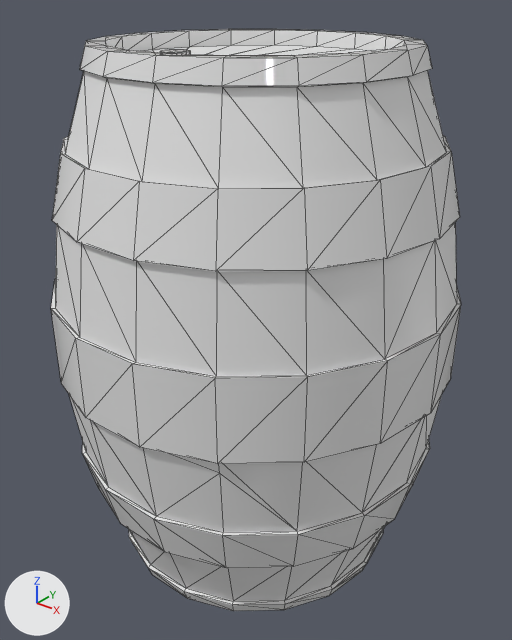
The FBX model Assets/_Scenes/Graph/Assets Marion/Barrel.fbx as it was, and as the next commit left it.
Both versions are drawn from a 50 mm camera at (0.694, -0.866, 0.967) aimed at (0.004, -0.003, 0.431). The lights are fixed; the arrows at lower left show +X, +Y and +Z. Mesh edges are drawn as thin lines. Where no turn or scale is listed for an object, it has been applied to the vertices. Vertices at the same position are counted once.

In view in the first picture: 'Cylinder002', 'Métal001'.
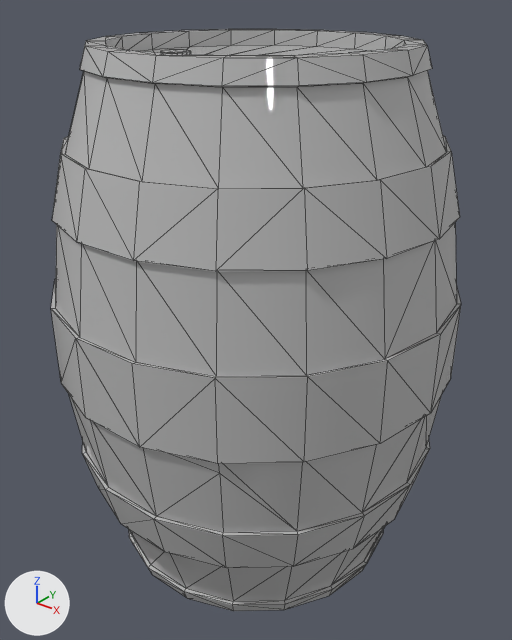
The newer file is also rescaled (x1.542), turned or shifted as a whole; pictures and numbers use the older file's frame.

Where the change shows, as pixel boxes (x1, y1, x2, y2) in the pictures (512 x 640 px):
```json
{"object": "Boucon", "change": "added", "after": [160, 50, 191, 54]}
{"part": 1, "of": "me_mesh", "change": "recoloured", "before": [55, 45, 457, 601], "after": [55, 45, 457, 601]}
{"part": 2, "of": "me_mesh_001", "change": "deleted", "before": [160, 50, 191, 54]}
{"part": 3, "of": "me_mesh_001", "change": "recoloured", "before": [51, 29, 461, 611], "after": [51, 29, 461, 611]}
```

The change, as JSON lines over the scene's bpy script:
```json
{"op": "add", "block": "mat_01___default", "code": ["mat_01___default = principled_material('01 - Default')", "mat_01___default.base_color = (0.5, 0.5, 0.5)  # grey #bcbcbc", "mat_01___default.roughness = 0.0"]}
{"op": "add", "block": "mat_02___default", "code": ["mat_02___default = principled_material('02 - Default')", "mat_02___default.base_color = (0.5, 0.5, 0.5)  # grey #bcbcbc", "mat_02___default.roughness = 0.0"]}
{"op": "add", "block": "mat_03___default", "code": ["mat_03___default = principled_material('03 - Default')", "mat_03___default.base_color = (0.5, 0.5, 0.5)  # grey #bcbcbc", "mat_03___default.roughness = 0.0"]}
{"block": "me_mesh_001", "where": "# used by ob_métal001; location = (0.0, 0.0, 0.0)"}
{"op": "remove", "block": "me_mesh_001", "code": "me_mesh_001.from_pydata(...)  # 414 vertices, 644 faces; spans x -0.337..0.337, y -0.331..0.332, z 0.001..0.882"}
{"op": "add", "block": "me_mesh_001", "code": "me_mesh_001.from_pydata(...)  # 432 vertices, 648 faces; spans x -0.337..0.337, y -0.331..0.332, z 0.001..0.882"}
{"block": "me_mesh_001", "change": "me_mesh_001 part 2: 18 vertices removed from x -0.02..0.02, y -0.185..-0.146, z 0.879"}
{"block": "me_mesh_001", "change": "me_mesh_001 part 3: 302 faces spanning x -0.337..0.337, y -0.331..0.332, z 0.001..0.882 switch from mat_material__2 (white #e7e7e7) to mat_01___default (grey #bcbcbc)"}
{"block": "me_mesh", "where": "# used by ob_cylinder002; location = (0.0, 0.0, 0.0)"}
{"op": "remove", "block": "me_mesh", "code": "me_mesh.from_pydata(...)  # 181 vertices, 182 faces; spans x -0.33..0.33, y -0.325..0.325, z 0.025..0.857"}
{"op": "add", "block": "me_mesh", "code": "me_mesh.from_pydata(...)  # 199 vertices, 198 faces; spans x -0.33..0.33, y -0.325..0.325, z 0.022..0.857"}
{"block": "me_mesh", "change": "me_mesh part 1: 182 faces spanning x -0.33..0.33, y -0.325..0.325, z 0.025..0.857 switch from no material to mat_02___default (grey #bcbcbc)"}
{"op": "add", "block": "me_mesh_002", "code": ["me_mesh_002 = bpy.data.meshes.new('Mesh.002')", "me_mesh_002.from_pydata(...)  # 36 vertices, 52 faces; spans x -0.0198..0.0198, y -0.1849..-0.1459, z 0.857..0.8786", "me_mesh_002.materials.append(mat_03___default)  # grey #bcbcbc"]}
{"op": "add", "block": "ob_boucon", "code": ["ob_boucon = bpy.data.objects.new('Boucon', me_mesh_002)", "ob_boucon.location = (0.0, 0.0, 0.0)"]}
```
